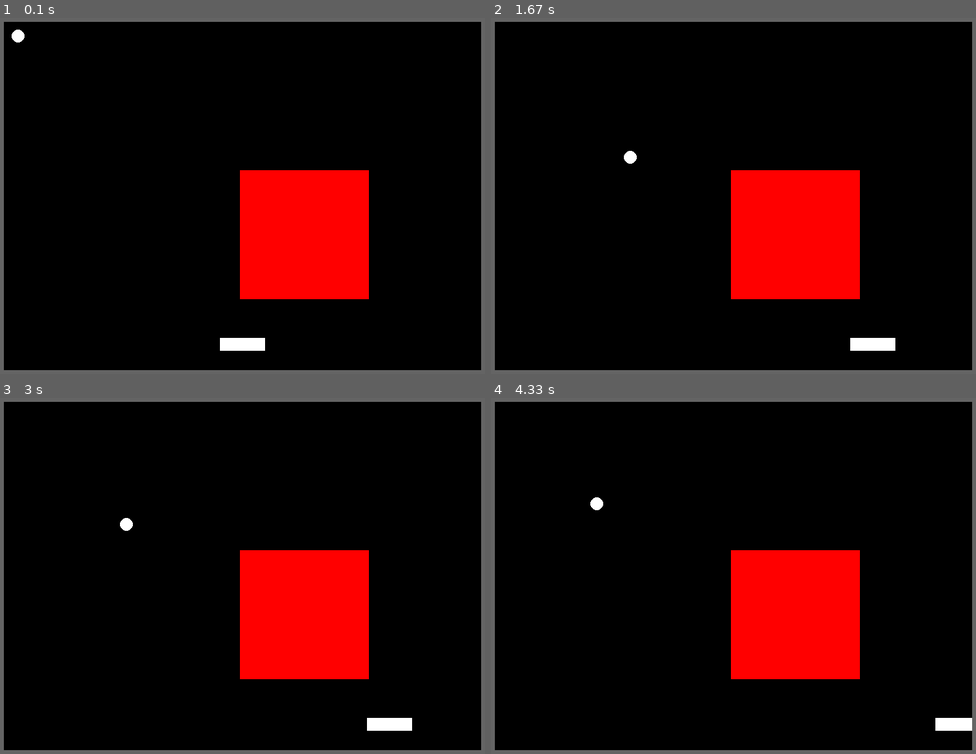
Above: before the commit, frames 1-4 (two rows, left to right).
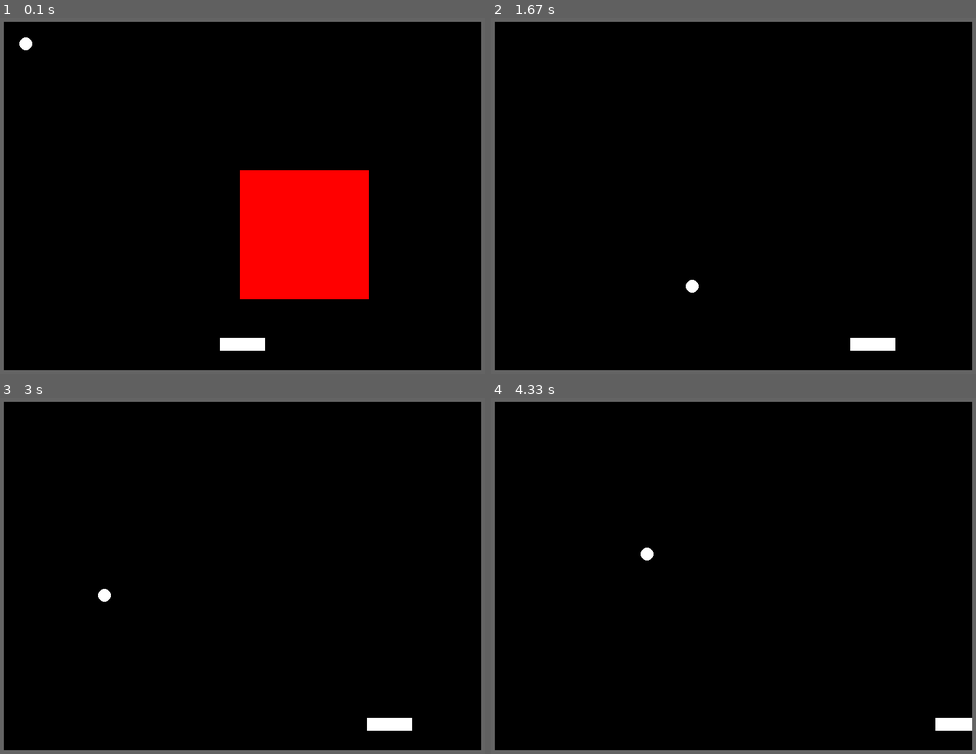
Above: after the commit, the same moments.

Repository: Gibson223/mod-5
Game: pygame game, started from py/main.py
Same seed, same stepped clock (60 frames per second), same inputs: the game is played once before the commit and once after it.
Inputs:
- Up to frame 1 (0.1 s): no input
- Up to frame 2 (1.67 s): hold Right 0.33-0.8 s; hold Right 0.83-1.3 s; hold Left from 1.33 s (still down)
- Up to frame 3 (3 s): release Left at 1.87 s; hold Left 1.9-2.3 s; tap Home at 2.05 s; hold Right 2.33-2.97 s
- Up to frame 4 (4.33 s): hold Left 3-3.47 s; hold Right 3.5-3.97 s; tap Home at 3.65 s; hold Right from 4 s (still down)

The runs differ from the first frame. In frame 1, 0.1% of the frame differs, in the area x 2-7%, y 3-10%; in frame 2, 9.8%, in the area x 27-77%, y 37-79%; in frame 3, 9.8%; in frame 4, 9.8%.

Commit message:
improved powerup framework

Diff:
--- a/py/main.py
+++ b/py/main.py
@@ -228,7 +228,7 @@
                 # print("old vertical %s, new vertical %s" % (isVertical_old, isVertical))
                 pass
 
-            ballObj.bounce(isVertical)  # or change to the old one
+            ballObj.bounce(isVertical_old)  # or change to the new one
 
             # Should be handled at the object collided with, not here
             AudioObj.playSound('bounce')
--- a/py/objects.py
+++ b/py/objects.py
@@ -72,8 +72,8 @@
         self.rect = self.image.get_rect()
 
         #set initial speed
-        self.xspeed=2
-        self.yspeed=2
+        self.xspeed=4
+        self.yspeed=4
 
         #set position on screen
         self.rect.x = 30
@@ -200,6 +200,7 @@
         print("generated %s powerup." % self.type)
 
         self.image = pygame.Surface([self.width, self.height])
+        self.image.fill(constants.colors['CYAN'])
         self.rect = self.image.get_rect()
         self.rect.x = x
         self.rect.y = y
